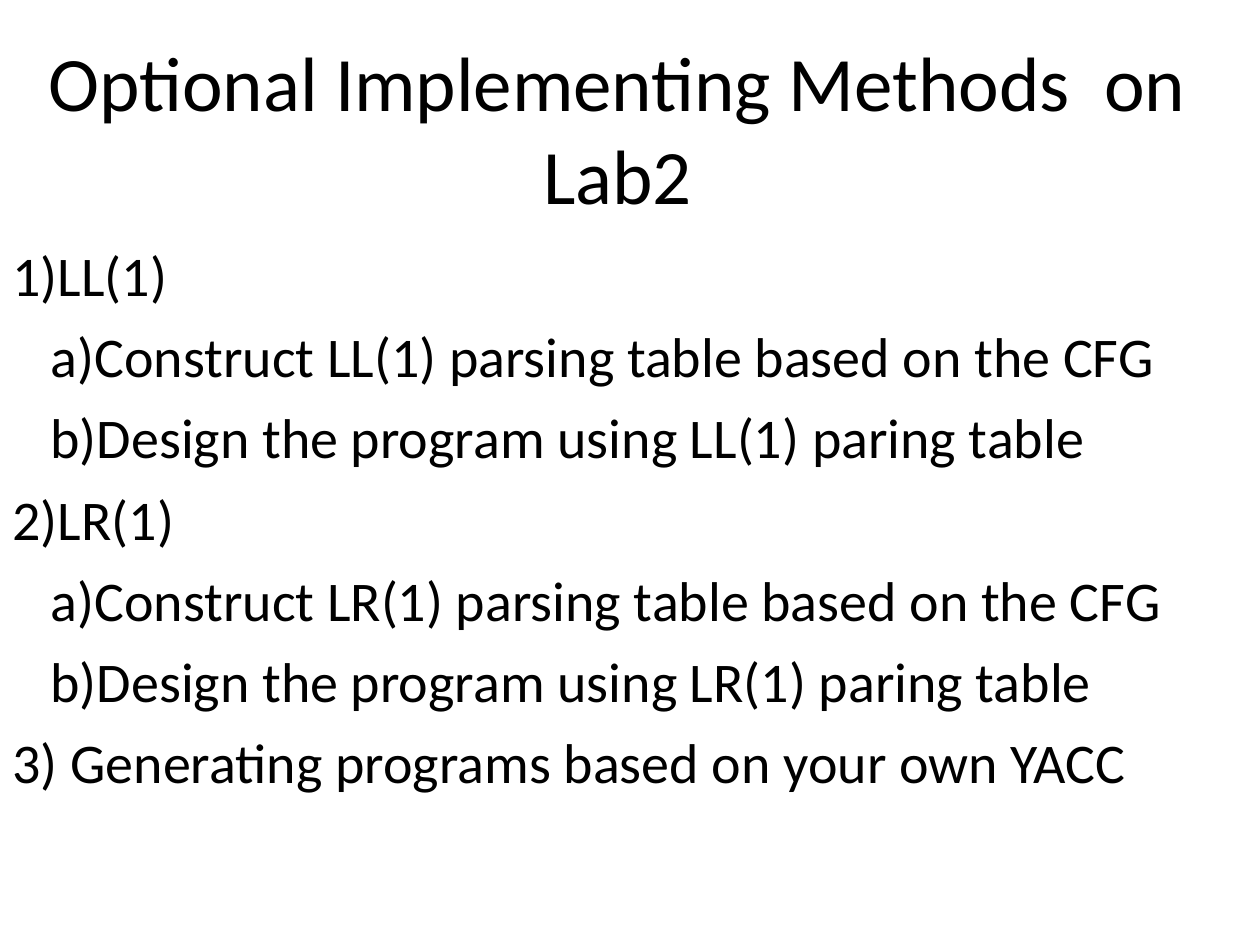
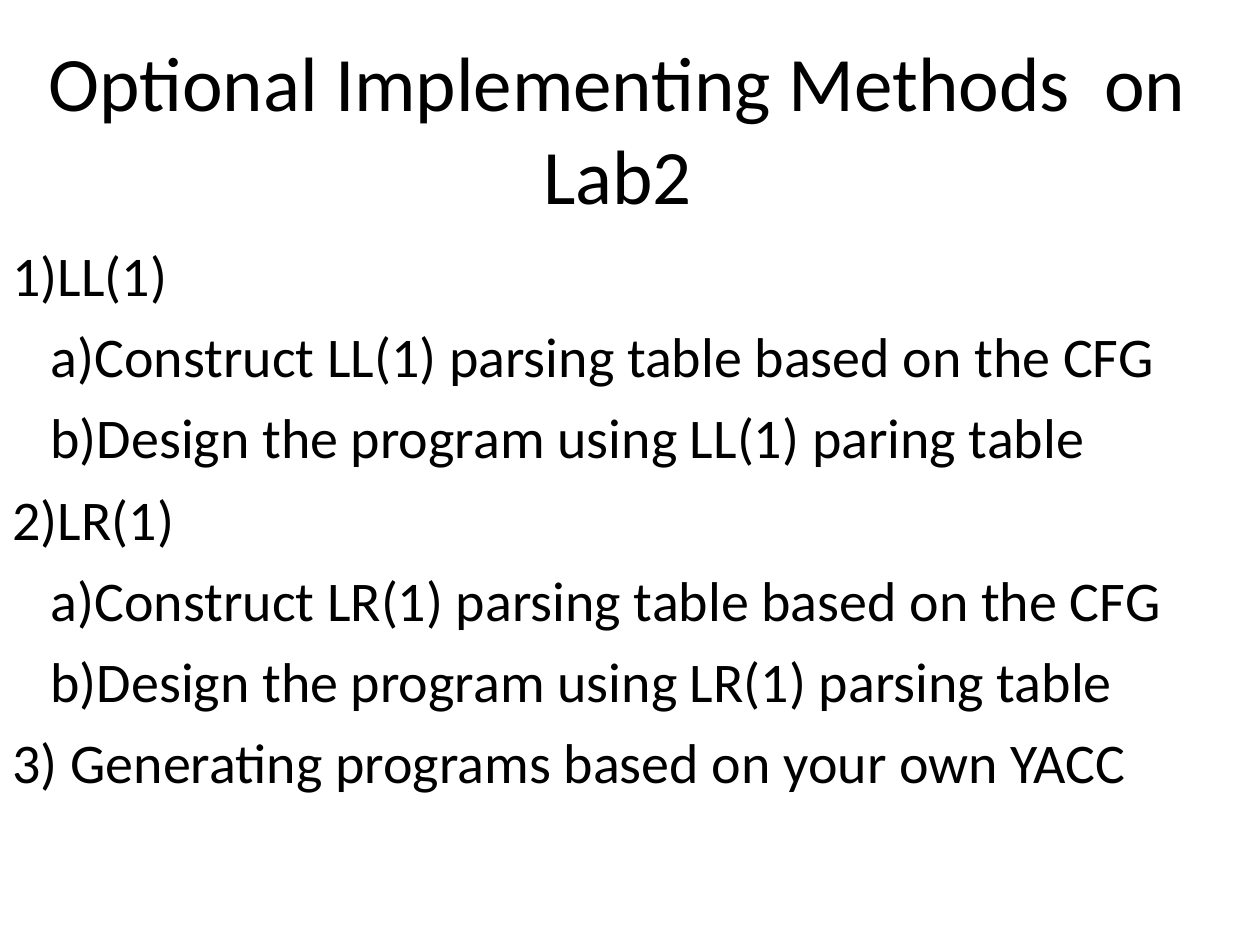
Before and after one commit to BourbonZero/CompilerCourse, a slide deck: slide 6 of Description on Labs.ppt. Drawn at 1260x945 pixels with LibreOffice and Linux fonts; fonts in the diff are those of the drawing. Boxes give left, top, right and bottom in pixels: in the first picture for what was removed or moved away, otherwise in the second. Text is boxed around its words. In the diff, an @@ line names an element or a change of style, - is before the commit and + after.

```diff
--- a/Description on Labs.ppt
+++ b/Description on Labs.ppt
@@ subtitle at (51,661,1112,712): text changed @@
-b)Design the program using LR(1) paring table
+b)Design the program using LR(1) parsing table
```
Also in this commit, not shown: 11 other files.
